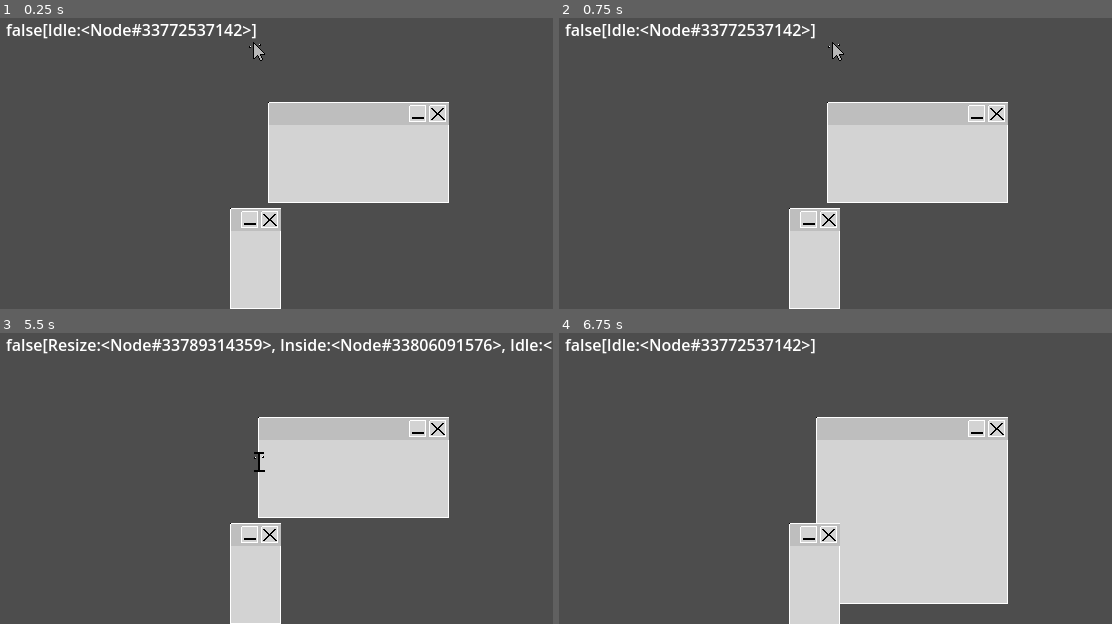
Above: before the commit, frames 1-4 (two rows, left to right).
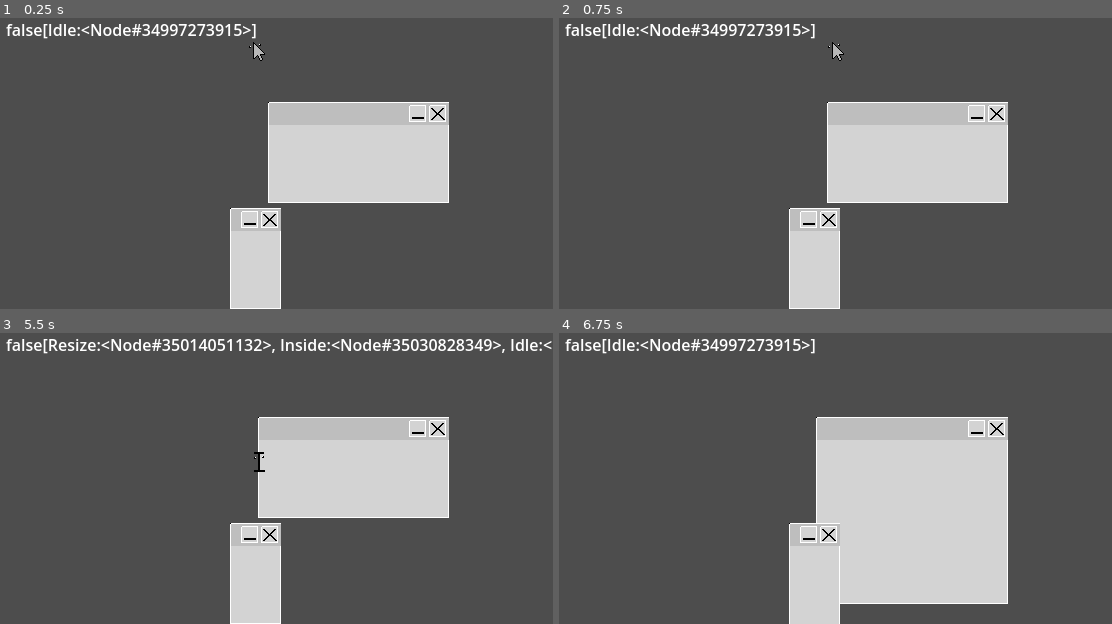
Above: after the commit, the same moments.

Repository: username123115/Clicky
Game: Godot game, scene res://intro.tscn
The game is run twice, just before and just after one commit, with the same random seed, the same clock (stepped at 60 frames per second) and the same inputs.
Inputs:
- Up to frame 1 (0.25 s): no input
- Up to frame 2 (0.75 s): tap Enter at 0.5 s; hold L (move_right) from 0.53 s (still down); hold Z (grab) from 0.53 s (still down)
- Up to frame 3 (5.5 s): release L (move_right) at 1.28 s; release Z (grab) at 1.28 s; hold J (move_down) 1.28-2.03 s; tap Z (grab) at 1.35, 2.85, 4.35 s; tap Space at 2, 3.5 s; hold L (move_right) 2.03-2.78 s; hold Z (grab) 2.03-2.78 s; tap Enter at 2.75, 4.25 s; hold K (move_up) 2.78-3.53 s; hold Z (grab) 3.53-4.28 s; hold H (move_left) 3.53-5.03 s; hold J (move_down) from 5.03 s (still down); hold Z (grab) from 5.03 s (still down)
- Up to frame 4 (6.75 s): release J (move_down) at 5.78 s; release Z (grab) at 5.78 s; hold L (move_right) 5.78-6.53 s; tap Z (grab) at 5.85 s; tap Space at 6.5 s; hold K (move_up) from 6.53 s (still down); hold Z (grab) from 6.53 s (still down)

The runs differ from the first frame. In frame 1, 0.4% of the frame differs, in the area x 27-44%, y 2-7%; in frame 2, 0.4%; in frame 3, 0.7%, in the area x 30-89%, y 2-7%; in frame 4, 0.4%.

Commit message:
change window button to use new icon

Diff:
--- a/window/window_button/icon.gd
+++ b/window/window_button/icon.gd
@@ -1,13 +1,8 @@
-extends Area2D
+extends "res://icon/icon.gd"
 
-@onready var col_shape := $CollisionShape2D
+@onready var col_shape := $Area2D/CollisionShape2D
 
 var contact_count : int = 0
-
-# Called when the node enters the scene tree for the first time.
-func _ready() -> void:
-	connect("body_entered", _on_body_entered)
-	connect("body_exited", _on_body_exited)
 
 
 # Called every frame. 'delta' is the elapsed time since the previous frame.
@@ -21,13 +16,3 @@
 	else:
 		draw_rect(r, Color.LIGHT_GRAY)
 	draw_rect(r, Color.WHITE, false, -1.0)
-
-func _on_body_entered(body):
-	contact_count += 1
-	queue_redraw()
-
-func _on_body_exited(body):
-	contact_count -= 1
-	if (contact_count < 0):
-		contact_count = 0
-	queue_redraw()
--- a/window/window_button/window_button.tscn
+++ b/window/window_button/window_button.tscn
@@ -1,15 +1,16 @@
-[gd_scene load_steps=9 format=3 uid="uid://biqff5ectg1ig"]
+[gd_scene load_steps=10 format=3 uid="uid://biqff5ectg1ig"]
 
 [ext_resource type="Script" path="res://window/window_button/window_button.gd" id="1_156u7"]
+[ext_resource type="PackedScene" uid="uid://bo822hpbkvv8d" path="res://icon/icon.tscn" id="2_kh6kh"]
 [ext_resource type="Texture2D" uid="uid://elvqlf13hioh" path="res://assets/art/window_minimize.png" id="2_nstwy"]
 [ext_resource type="Script" path="res://window/window_button/container.gd" id="2_sw5cq"]
 [ext_resource type="Texture2D" uid="uid://cg1r3dlxkhfrv" path="res://assets/art/window_close.png" id="3_mk6js"]
-[ext_resource type="Script" path="res://window/window_button/icon.gd" id="3_wsxt1"]
+[ext_resource type="Script" path="res://window/window_button/window_icon.gd" id="3_wsxt1"]
 
-[sub_resource type="RectangleShape2D" id="RectangleShape2D_nthhk"]
+[sub_resource type="RectangleShape2D" id="RectangleShape2D_42is5"]
 size = Vector2(32, 32)
 
-[sub_resource type="RectangleShape2D" id="RectangleShape2D_dobvu"]
+[sub_resource type="RectangleShape2D" id="RectangleShape2D_sq10w"]
 size = Vector2(32, 32)
 
 [sub_resource type="RectangleShape2D" id="RectangleShape2D_qp4ih"]
@@ -22,7 +23,20 @@
 scale = Vector2(0.5, 0.5)
 script = ExtResource("2_sw5cq")
 
-[node name="Close" type="Area2D" parent="Container"]
+[node name="Minimize" parent="Container" instance=ExtResource("2_kh6kh")]
+script = ExtResource("3_wsxt1")
+
+[node name="Area2D" type="Area2D" parent="Container/Minimize"]
+
+[node name="CollisionShape2D" type="CollisionShape2D" parent="Container/Minimize/Area2D"]
+position = Vector2(16, 16)
+shape = SubResource("RectangleShape2D_42is5")
+
+[node name="Sprite2D" type="Sprite2D" parent="Container/Minimize"]
+position = Vector2(16, 16)
+texture = ExtResource("2_nstwy")
+
+[node name="Close" parent="Container" instance=ExtResource("2_kh6kh")]
 position = Vector2(40, 0)
 script = ExtResource("3_wsxt1")
 
@@ -30,20 +44,11 @@
 position = Vector2(16, 16)
 texture = ExtResource("3_mk6js")
 
-[node name="CollisionShape2D" type="CollisionShape2D" parent="Container/Close"]
+[node name="Area2D" type="Area2D" parent="Container/Close"]
+
+[node name="CollisionShape2D" type="CollisionShape2D" parent="Container/Close/Area2D"]
 position = Vector2(16, 16)
-shape = SubResource("RectangleShape2D_nthhk")
-
-[node name="Minimize" type="Area2D" parent="Container"]
-script = ExtResource("3_wsxt1")
-
-[node name="Sprite2D" type="Sprite2D" parent="Container/Minimize"]
-position = Vector2(16, 16)
-texture = ExtResource("2_nstwy")
-
-[node name="CollisionShape2D" type="CollisionShape2D" parent="Container/Minimize"]
-position = Vector2(16, 16)
-shape = SubResource("RectangleShape2D_dobvu")
+shape = SubResource("RectangleShape2D_sq10w")
 
 [node name="CollisionShape2D" type="CollisionShape2D" parent="Container"]
 position = Vector2(36, 16)
--- /dev/null
+++ b/window/window_button/window_icon.gd
@@ -0,0 +1,36 @@
+extends "res://icon/icon.gd"
+
+@onready var col_shape := $Area2D/CollisionShape2D
+
+var draw_focus : bool = false
+var draw_click : bool = false
+
+
+# Called every frame. 'delta' is the elapsed time since the previous frame.
+func _draw() -> void:
+	var r := Rect2()
+	r.size = col_shape.shape.size
+	r.position = Vector2(0, 0)
+
+	if draw_focus:
+		draw_rect(r, Color.LIGHT_PINK)
+	else:
+		draw_rect(r, Color.LIGHT_GRAY)
+	if draw_click:
+		draw_rect(r, Color.WHITE)
+	draw_rect(r, Color.WHITE, false, -1.0)
+
+func appearance_default() -> void:
+	draw_focus = false
+	draw_click = false
+	queue_redraw()
+
+func appearance_hover() -> void:
+	draw_focus = true
+	draw_click = false
+	queue_redraw()
+
+func appearance_clicked() -> void:
+	draw_focus = false
+	draw_click = true
+	queue_redraw()
